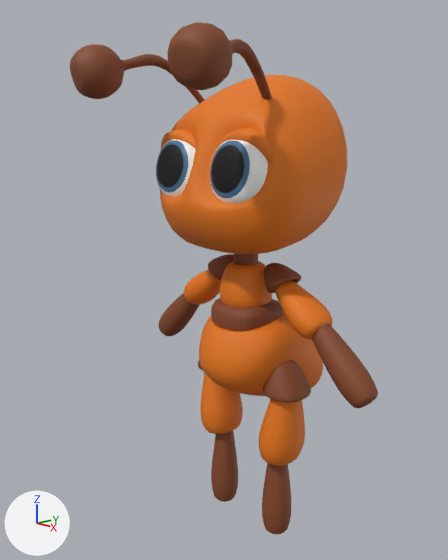
The Blender file generic-ant.blend: old version first, new version second.
Camera for both pictures: a 50 mm camera at (4.97, -4.92, 4.54) aimed at (-0.13, -0.31, 2.97). Lighting does not change. The marker at lower left points along +X, +Y and +Z.
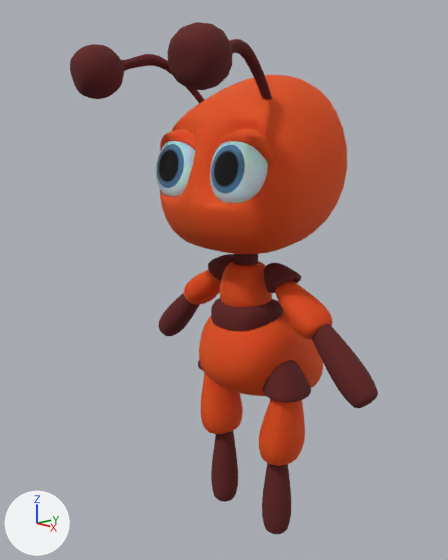
Location of each change, (x1, y1, x2, y2) in pixels of the pictures (448 x 560 px):
'Cube.005', surface changed: (160, 75, 347, 254) in both
'Antenee', surface changed: (70, 22, 272, 104) in both
'Thorax', surface changed: (199, 311, 323, 396) in both
'Cube.006', surface changed: (156, 139, 268, 203) in both
'Cube', surface changed: (201, 373, 305, 466) in both
'Cube.010', surface changed: (159, 293, 378, 408) in both
'LowerLegs', surface changed: (211, 431, 291, 535) in both
'Cube.009', surface changed: (184, 269, 332, 339) in both
'Cube.003', surface changed: (220, 261, 272, 307) in both
'Cube.002', surface changed: (211, 298, 283, 331) in both
'Cube.001', surface changed (brown to red): (198, 359, 311, 402) in both
'UpperEyelids', surface changed, turned: before (161, 128, 273, 163); after (160, 128, 273, 164)
'Cube.008', surface changed (brown to red): (208, 254, 301, 293) in both
'Cube.004', surface changed (brown to red): (234, 254, 258, 265) in both

The change, as a diff of the scene's bpy script:
```diff
--- a/generic-ant.blend.py
+++ b/generic-ant.blend.py
@@ mat_antbody @@
 mat_antbody = bpy.data.materials.new('AntBody')
-# nodes: BsdfPrincipled, OutputMaterial
-# colours: orange #e7770f
+# nodes: BsdfPrincipled, MapRange x2, Math x4, OutputMaterial, TexCoord, TexNoise x2
+# colours: orange #e7500d
@@ mat_antbodydark @@
 mat_antbodydark = bpy.data.materials.new('AntBodyDark')
-# nodes: BsdfPrincipled, OutputMaterial
-# colours: brown #854728
+# nodes: BsdfPrincipled, OutputMaterial, TexCoord, TexVoronoi, ValToRGB
+# colours: dark red #601d1d, black #000000, black #0b0b0b
@@ mat_anteye @@
 n11 = _N.new('ShaderNodeValue'); n11.name = 'Value'
-n11.outputs[0].default_value = 0.4  # 'Value'
+n11.outputs[0].default_value = 0.26  # 'Value'
 n12 = _N.new('ShaderNodeTexCoord'); n12.name = 'Texture Coordinate'
@@ ob_uppereyelids @@
 ob_uppereyelids.location = (0.0, -0.47, 4.2)
+ob_uppereyelids.rotation_euler = (0.0443, 0.0, 0.0)  # degrees (2.5, 0, 0)
 _m = ob_uppereyelids.modifiers.new('Subdivision', 'SUBSURF')
```
